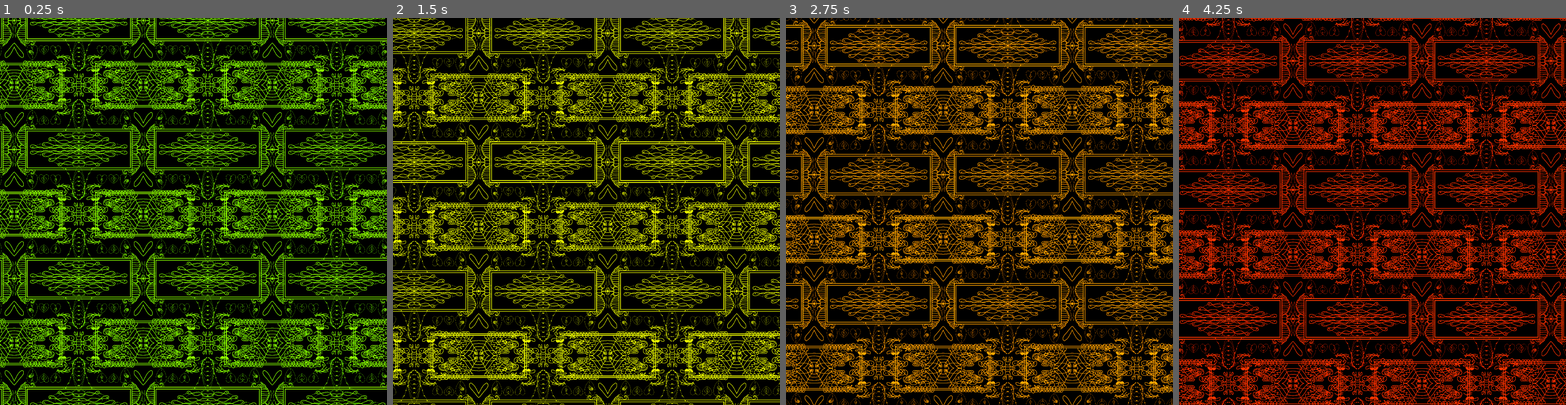
Above: before the commit, frames 1-4 (left to right).
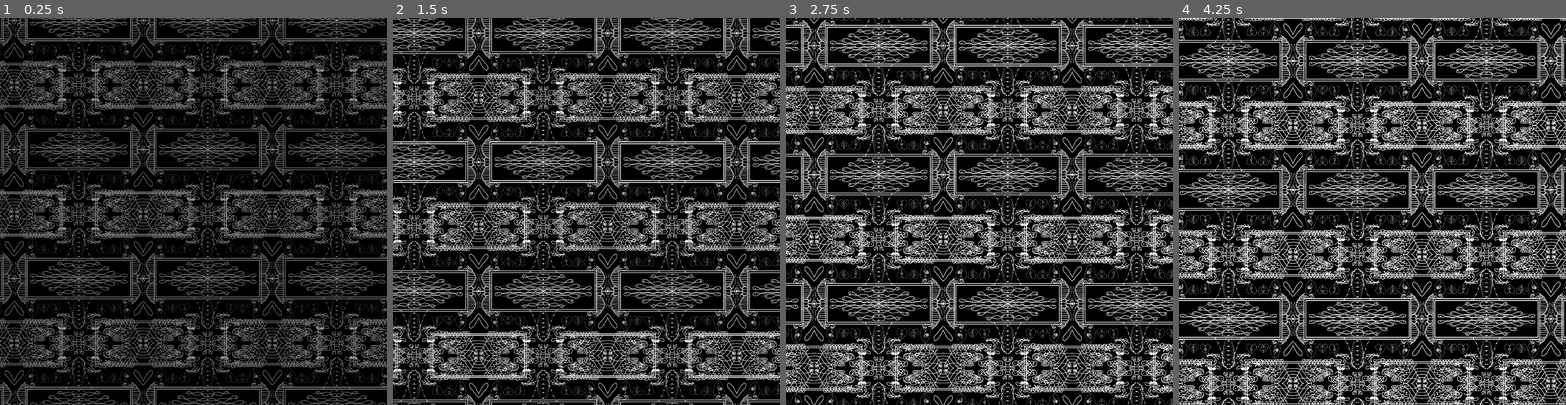
Above: after the commit, the same moments.

Repository: reulan/deldar-tiling
Game: Godot game, scene res://scenes/deldar_tile.tscn
The game is run twice, just before and just after one commit, with the same random seed, the same clock (stepped at 60 frames per second) and the same inputs.
Inputs:
- Up to frame 1 (0.25 s): no input
- Up to frame 2 (1.5 s): no input
- Up to frame 3 (2.75 s): no input
- Up to frame 4 (4.25 s): no input

The runs differ from the first frame. In frame 1, 35% of the frame differs, in the area x 0-100%, y 0-100%; in frame 2, 39%; in frame 3, 39%; in frame 4, 40%.

Commit message:
update single tile shader

Diff:
--- a/scenes/deldar_tile.tscn
+++ b/scenes/deldar_tile.tscn
@@ -12,8 +12,9 @@
 shader_parameter/repeat_x = 3.0
 shader_parameter/repeat_y = 3.0
 shader_parameter/intensity = 0.05
-shader_parameter/new_color = Color(0, 0, 0, 1)
 shader_parameter/alpha = 1.0
+shader_parameter/radian_mod1 = 360.0
+shader_parameter/radian_mod2 = 360.0
 
 [sub_resource type="ShaderMaterial" id="ShaderMaterial_pt2vt"]
 shader = ExtResource("1_dsml4")
--- a/shaders/SingleTiler.gdshader
+++ b/shaders/SingleTiler.gdshader
@@ -7,8 +7,10 @@
 uniform float intensity: hint_range(0., 1.) = 0.05;
 
 // Color
-uniform vec4 new_color : source_color;
+
 uniform float alpha : hint_range(0.0, 2.0) = 1.0;
+uniform float radian_mod1 = 120.0;
+uniform float radian_mod2 = 240.0;
 
 void fragment() {
 	// Scrolling
@@ -21,10 +23,11 @@
 	vec2 snapped_uv = round(scaled_uv / texture_size) * texture_size;
 
 	// Get Random Color
-	vec4 animated_line_color = vec4(0.5 + sin(2.0*3.14*intensity*TIME),
-							   0.5 + sin(2.0*3.14*intensity*TIME + radians(120.0)),
-							   0.5 + sin(2.0*3.14*intensity*TIME + radians(240.0)),
-							   alpha);
+	vec4 animated_line_color = vec4(
+		0.5 + sin(2.0 * PI * intensity * TIME),
+		0.5 + sin(2.0 * PI * intensity * TIME + radians(radian_mod1)),
+		0.5 + sin(2.0 * PI * intensity * TIME + radians(radian_mod2)),
+		alpha);
 
 	COLOR = texture(TEXTURE, snapped_uv) * animated_line_color;
 }
